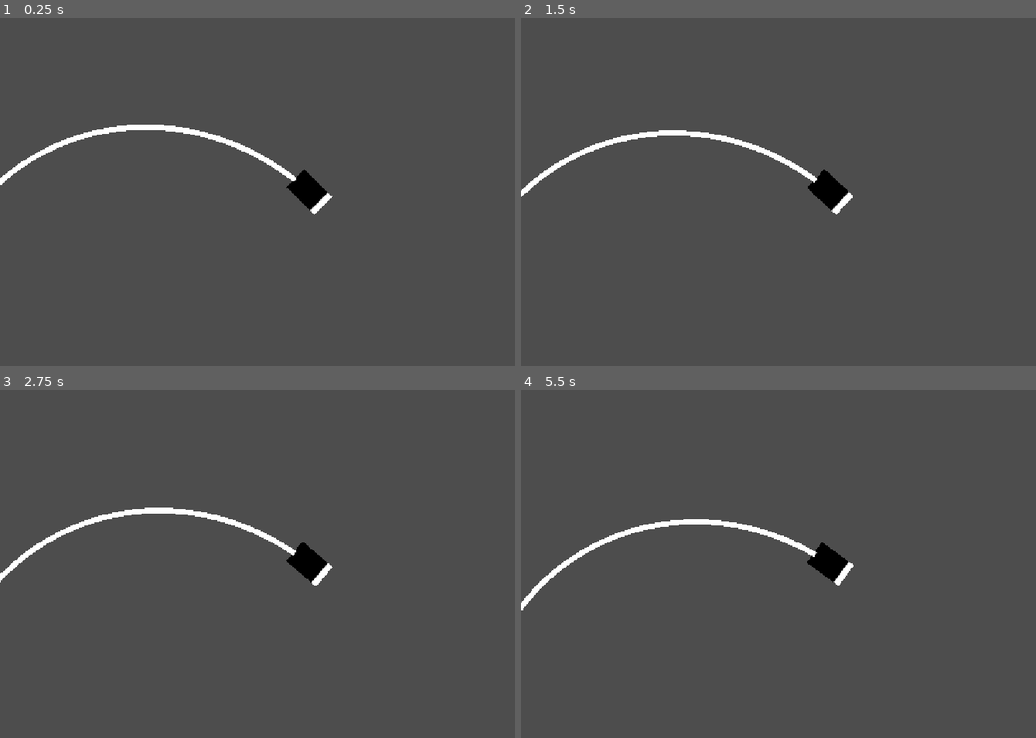
Above: before the commit, frames 1-4 (two rows, left to right).
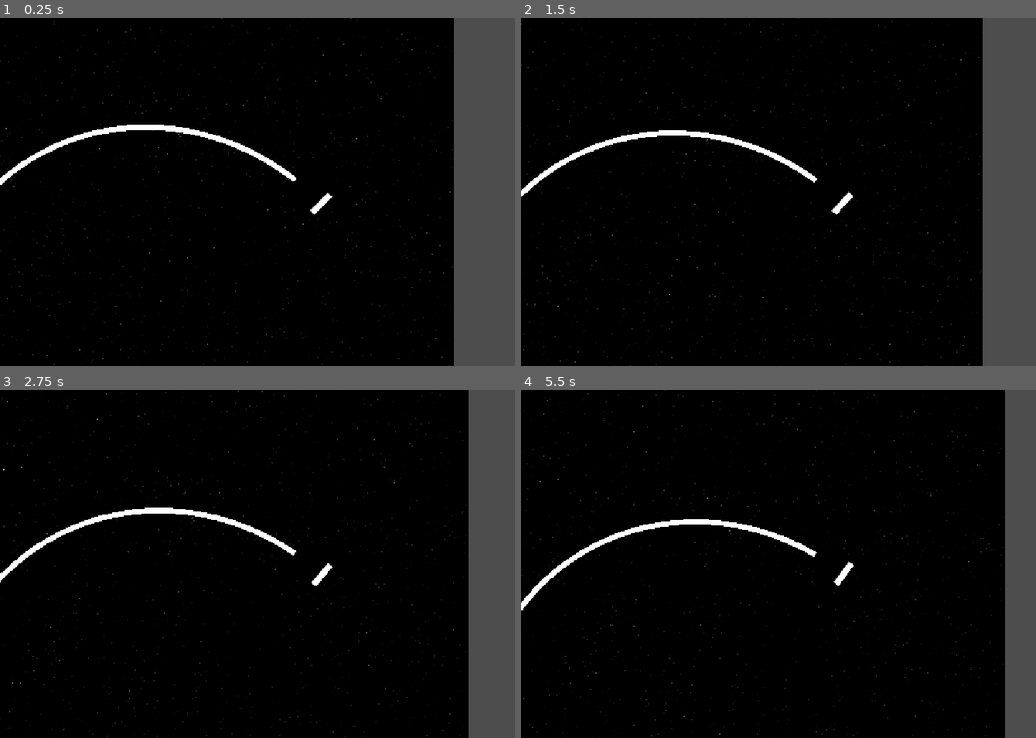
Above: after the commit, the same moments.

Repository: CSHitt/TSA-Video-Game-2027
Game: Godot game, scene res://scenes/gravity_demo.tscn
The game is run twice, just before and just after one commit, with the same random seed, the same clock (stepped at 60 frames per second) and the same inputs.
Inputs:
- Up to frame 1 (0.25 s): no input
- Up to frame 2 (1.5 s): no input
- Up to frame 3 (2.75 s): no input
- Up to frame 4 (5.5 s): no input

The runs differ from the first frame. In frame 1, 87% of the frame differs, in the area x 0-89%, y 0-100%; in frame 2, 88%; in frame 3, 89%; in frame 4, 92%, in the area x 0-94%, y 0-100%.

Commit message:
added side to side move var
and added a non functional velocity rotation thing

Diff:
--- a/scenes/gravity_demo.tscn
+++ b/scenes/gravity_demo.tscn
@@ -1,4 +1,16 @@
 [gd_scene format=3 uid="uid://r6ymjh7wdsmi"]
+
+[sub_resource type="Gradient" id="Gradient_cu4ke"]
+offsets = PackedFloat32Array(0.85542166, 1)
+
+[sub_resource type="FastNoiseLite" id="FastNoiseLite_sc5ad"]
+frequency = 1.0
+
+[sub_resource type="NoiseTexture2D" id="NoiseTexture2D_kps3k"]
+width = 1024
+height = 1024
+noise = SubResource("FastNoiseLite_sc5ad")
+color_ramp = SubResource("Gradient_cu4ke")
 
 [sub_resource type="GDScript" id="GDScript_0yd1l"]
 script/source = "extends RigidBody2D
@@ -11,7 +23,8 @@
 
 var camera_size = Vector2(560,320)
 
-var up_down_move = 1
+var up_down_move = 10
+var left_right_move = 10
 
 var zoom_amount = 0.01
 var prediction_timer = 0
@@ -72,9 +85,9 @@
 	else:
 		move.y = 0
 	if Input.is_action_pressed(\"ui_right\"):
-		move.x = 1
+		move.x = left_right_move
 	elif Input.is_action_pressed(\"ui_left\"):
-		move.x = -1
+		move.x = -left_right_move
 	else:
 		move.x = 0
 
@@ -162,6 +175,10 @@
 
 [node name="GravityDemo" type="Node2D" unique_id=1806211021]
 
+[node name="Background" type="Sprite2D" parent="." unique_id=2045370895]
+scale = Vector2(1.5, 1.5)
+texture = SubResource("NoiseTexture2D_kps3k")
+
 [node name="Rocket" type="RigidBody2D" parent="." unique_id=370543859]
 position = Vector2(500, 0)
 mass = 10.0
